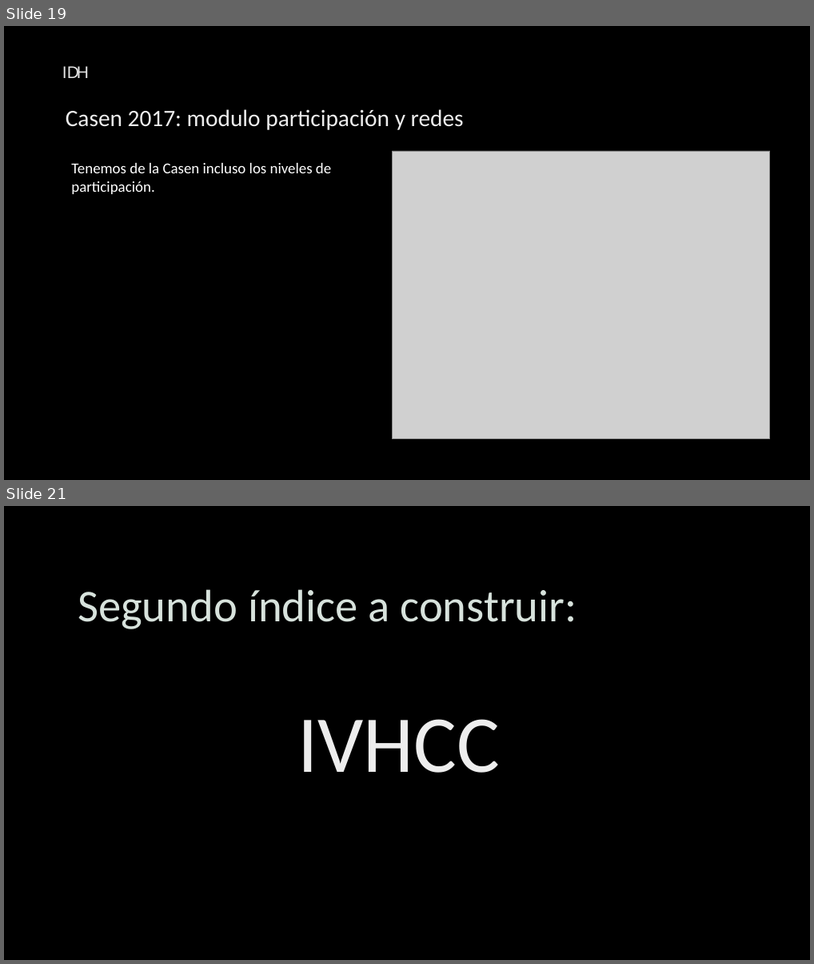
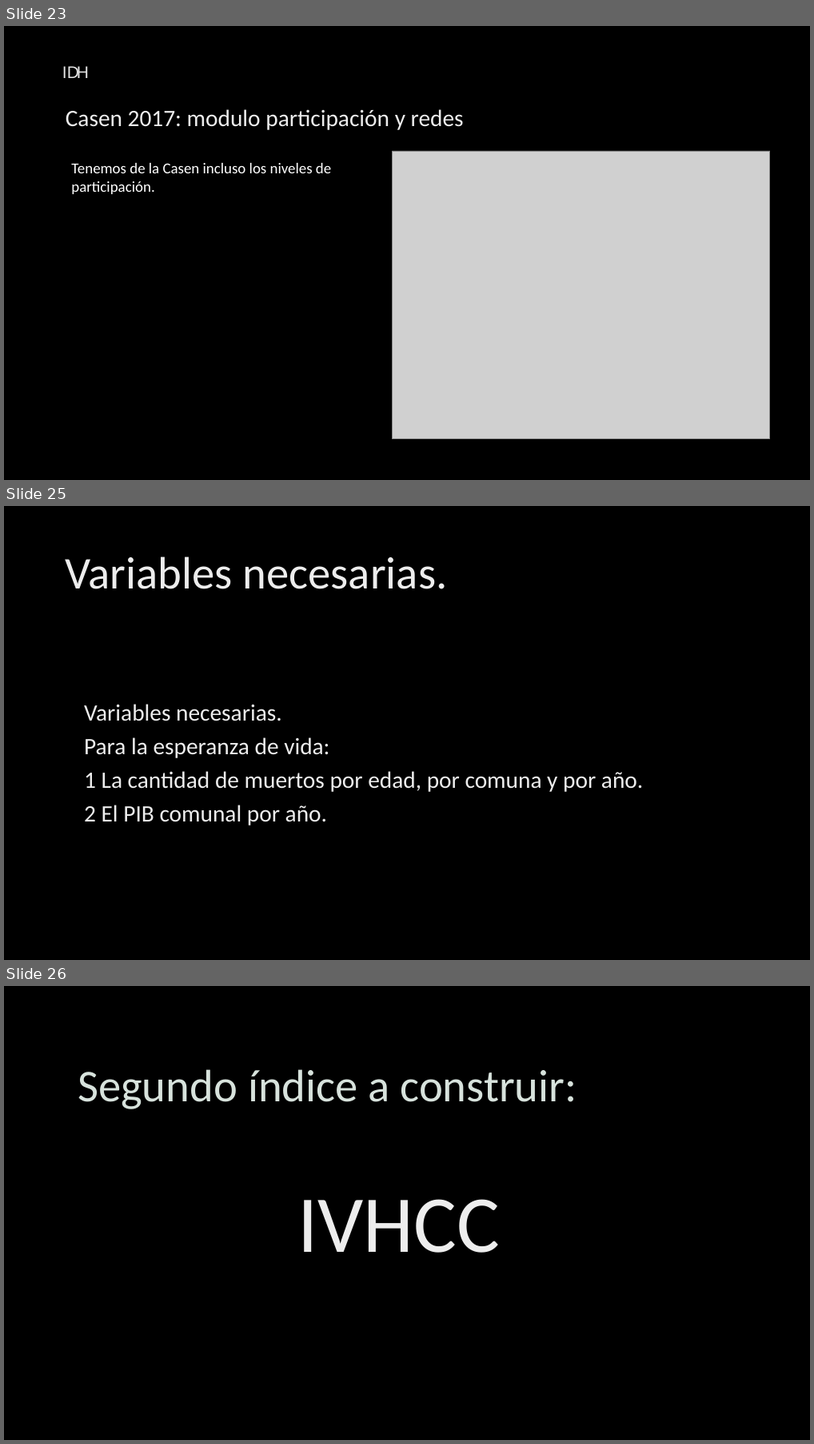
Before and after one commit to Sud-Austral/ds_indices, a slide deck: indices.pptx. Shown one above the other, each under a label of ours: slides 19 and 21 before the commit, slides 23, 25 and 26 after it; the slides between them are not shown. The pictures are 814x964 and 814x1444 pixels, drawn with LibreOffice and Linux fonts; fonts in the diff are those of the drawing; grey boxes stand for pictures; background and template pictures are left out. Boxes give left, top, right and bottom in pixels: in the first picture for what was removed or moved away, otherwise in the second. Text is boxed around its words. In the diff, an @@ line names an element or a change of style, - is before the commit and + after.

```diff
--- a/indices.pptx
+++ b/indices.pptx
@@ slide 25 added at [4, 506, 810, 960], background picture (left out) @@
@@ title added at [66, 556, 448, 589], 54 pt, text gradient #BFBFBF to #EDEDED to #FFFFFF @@
+Variables necesarias.
@@ text added at [84, 704, 643, 825], 28 pt, text gradient #BFBFBF to #EDEDED to #FFFFFF @@
+Variables necesarias.
+Para la esperanza de vida:
+1 La cantidad de muertos por edad, por comuna y por año.
+2 El PIB comunal por año.
@@ what was slide 19 is now slide 23 @@
@@ what was slide 21 is now slide 26 @@
```
Also in this commit, not shown: 3 slides changed, 13 other slides added, 3 slides removed, 14 other files.
